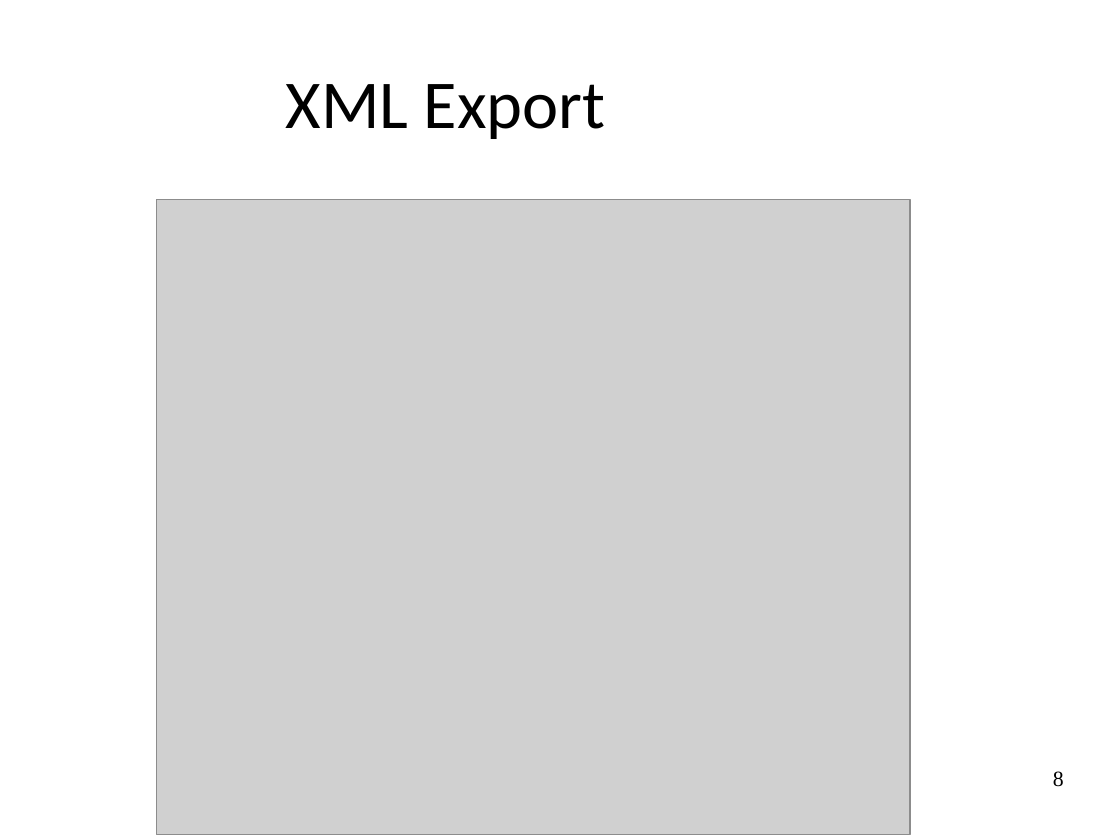
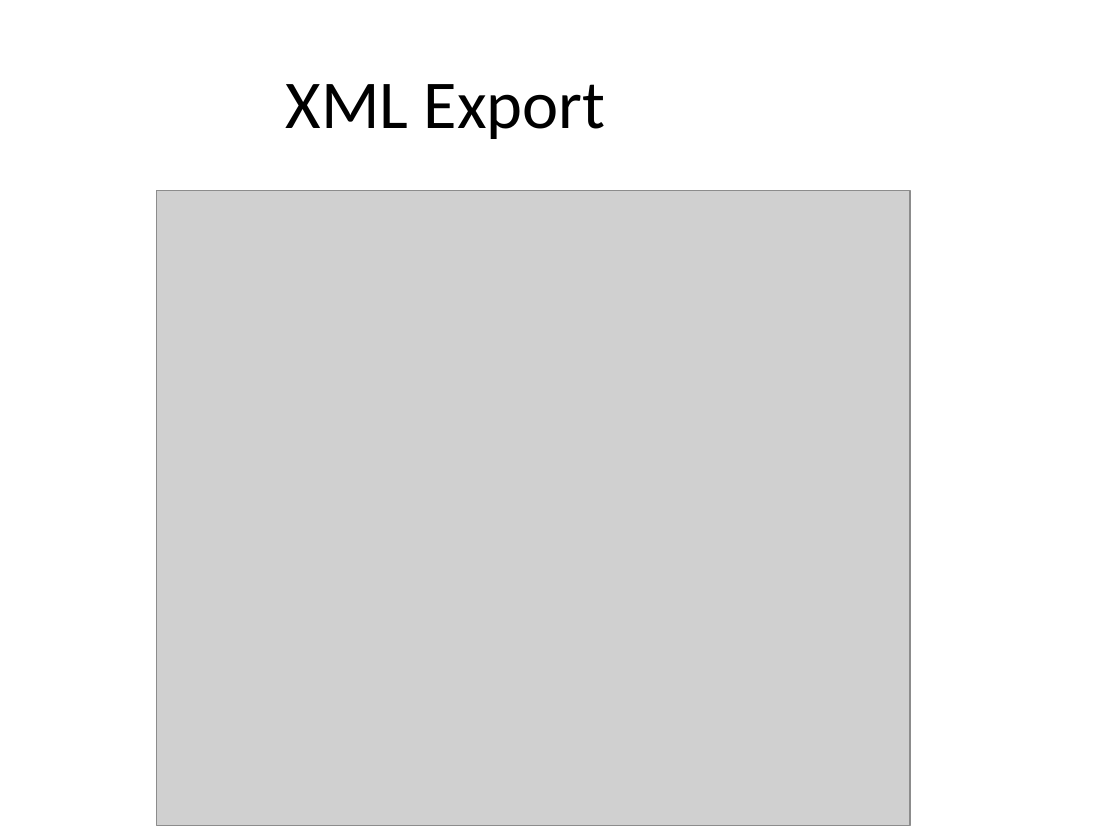
Before and after one commit to CauzYolo/Forum, a slide deck: slide 8 of Forum_V4/Forum.odp. Drawn at 1120x840 pixels with LibreOffice and Linux fonts; fonts in the diff are those of the drawing; grey boxes stand for pictures; background and template pictures are left out. Boxes give left, top, right and bottom in pixels: in the first picture for what was removed or moved away, otherwise in the second. Text is boxed around its words. In the diff, an @@ line names an element or a change of style, - is before the commit and + after.

```diff
--- a/Forum_V4/Forum.odp
+++ b/Forum_V4/Forum.odp
@@ picture: place and size @@
-picture at [157,199,911,834]
+picture at [157,190,911,825]
@@ page number removed at [1053,771,1064,787] @@
-8
```
Also in this commit, not shown: 8 other slides changed, 1 slide added, 1 slide removed, 8 other files.
